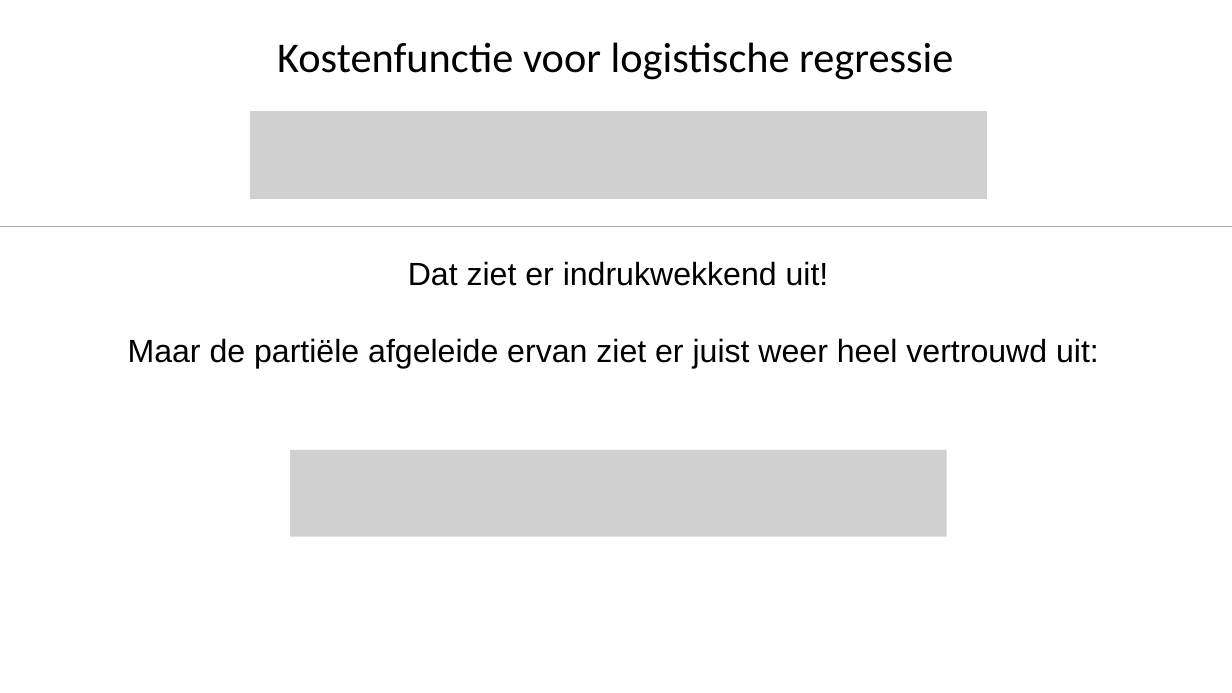
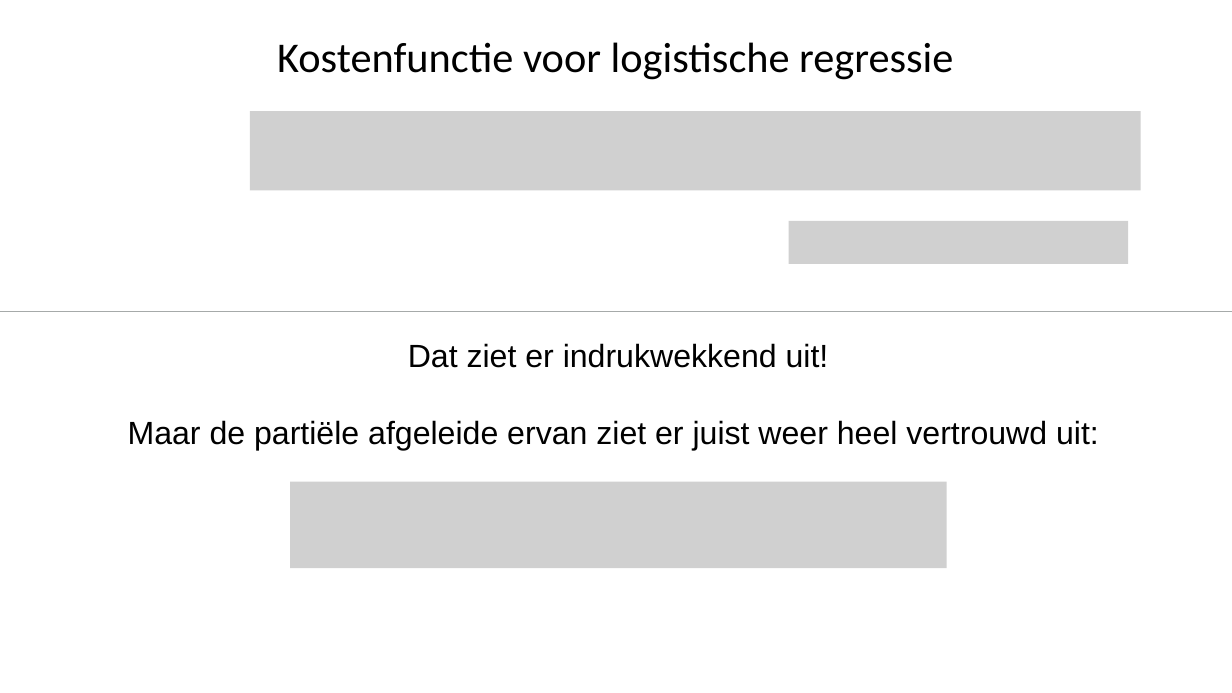
Before and after one commit to hanze-hbo-ict/Machine-Learning, a slide deck: slide 20 of docs/lectures/wk3/ML_wk3_Logistische_regressie.pptx (slide 19 before the commit). Drawn at 1232x693 pixels with LibreOffice and Linux fonts; fonts in the diff are those of the drawing; grey boxes stand for pictures. Boxes give left, top, right and bottom in pixels: in the first picture for what was removed or moved away, otherwise in the second. Text is boxed around its words. In the diff, an @@ line names an element or a change of style, - is before the commit and + after.

```diff
--- a/docs/lectures/wk3/ML_wk3_Logistische_regressie.pptx
+++ b/docs/lectures/wk3/ML_wk3_Logistische_regressie.pptx
@@ picture: place and size @@
-picture at bbox=[250, 111, 987, 199]
+picture at bbox=[250, 111, 1141, 190]
@@ picture added at bbox=[789, 221, 1128, 264] @@
@@ line moved from (0, 226) - (1232, 226) to (0, 312) - (1232, 312) @@
@@ text "Dat ziet er indrukwekkend uit!": place and size @@
-text "Dat ziet er indrukwekkend uit!" at bbox=[128, 261, 1099, 368]
+text "Dat ziet er indrukwekkend uit!" at bbox=[128, 343, 1099, 451]
@@ picture: place and size @@
-picture at bbox=[290, 450, 947, 536]
+picture at bbox=[290, 481, 947, 568]
```
Also in this commit, not shown: 3 other slides changed, 1 slide added, 2 other files.
